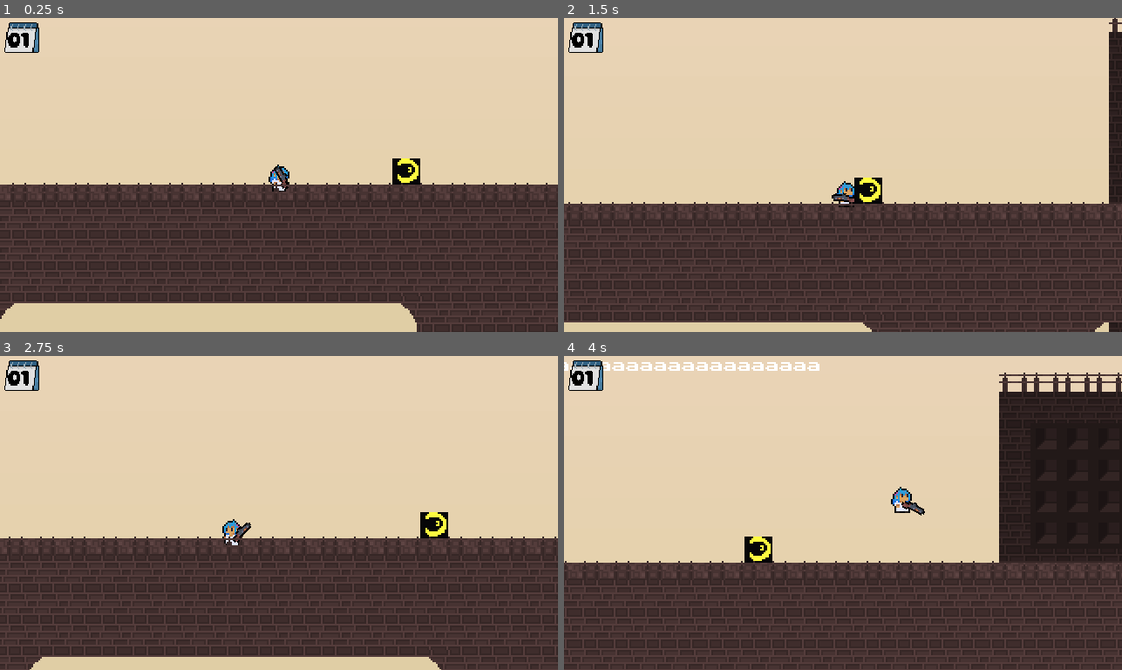
Above: before the commit, frames 1-4 (two rows, left to right).
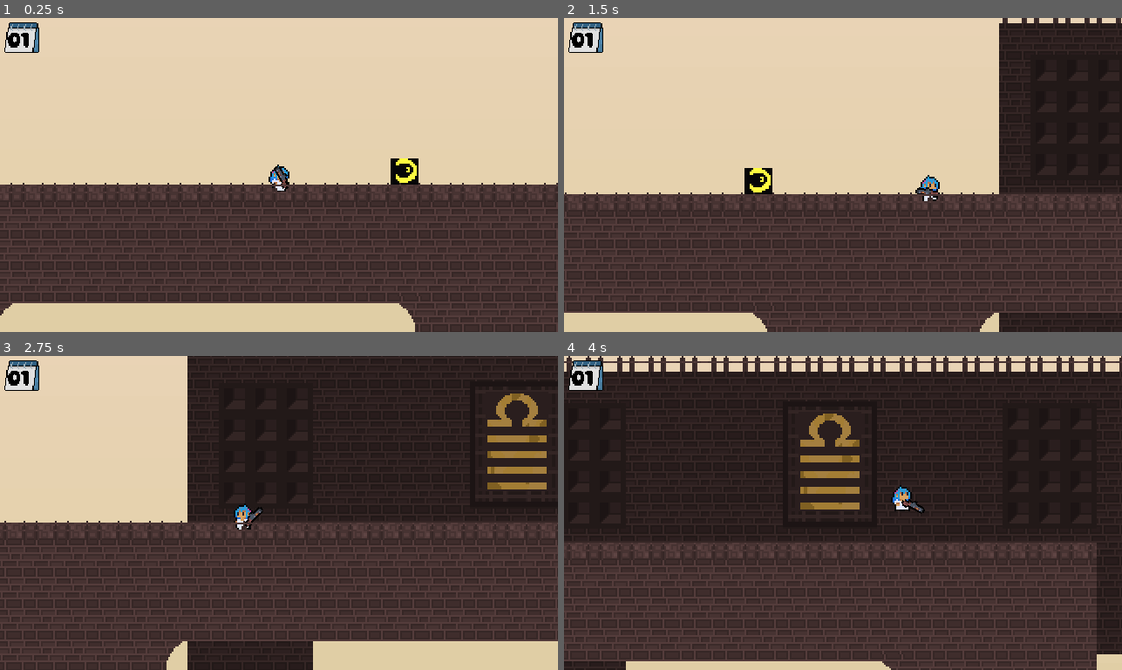
Above: after the commit, the same moments.

Repository: psychologicaljourney/jamsepticeye
Game: Godot game, scene res://scene/main.tscn
The game is run twice, just before and just after one commit, with the same random seed, the same clock (stepped at 60 frames per second) and the same inputs.
Inputs (mouse positions are in pixels of both pictures, inside the frame that each line leads up to):
- Up to frame 1 (0.25 s): no input
- Up to frame 2 (1.5 s): move the mouse to (965, 159) at 0.52 s; hold D (right) from 0.53 s (still down); tap W (jump) at 0.6, 0.77, 1.07 s; move the mouse to (731, 190) at 1.27 s; tap Shift (dash) at 1.35 s
- Up to frame 3 (2.75 s): tap W (jump) at 1.52, 1.55, 1.82, 2.3 s; move the mouse to (334, 443) at 2.02 s; release D (right) at 2.03 s; hold A (left) from 2.03 s (still down); click (334, 443) at 2.1 s
- Up to frame 4 (4 s): move the mouse to (815, 575) at 2.77 s; release A (left) at 2.78 s; hold D (right) from 2.78 s (still down); tap W (jump) at 2.85, 3.02, 3.32, 3.77, 3.8 s; move the mouse to (1010, 560) at 3.52 s; tap Shift (dash) at 3.6 s

The runs differ from the first frame. In frame 1, 4.3% of the frame differs, in the area x 0-100%, y 44-100%; in frame 2, 24%; in frame 3, 55%; in frame 4, 58%, in the area x 0-100%, y 0-100%.

Commit message:
double (and more if you feel like it) jump

Diff:
--- a/scene/main.tscn
+++ b/scene/main.tscn
@@ -92,7 +92,7 @@
 tile_set = SubResource("TileSet_wp4xf")
 
 [node name="Player" parent="." instance=ExtResource("2_v0l8b")]
-position = Vector2(149, 667)
+position = Vector2(150, 667)
 
 [node name="Label" type="Label" parent="."]
 offset_left = 66.0
--- a/script/player.gd
+++ b/script/player.gd
@@ -4,15 +4,19 @@
 
 var speed = 150
 var jump_vel = -200
-
+var jumps_left = 2
 @export var sprite: AnimatedSprite2D
 @export var state_machine: StateMachine
 
 func _physics_process(delta: float) -> void:
 	if not is_on_floor():
 		velocity += get_gravity() * delta
+	if is_on_floor():
+		jumps_left = 2
+	if Input.is_action_just_pressed("jump") and jumps_left > 0:
+		velocity.y = jump_vel
+		jumps_left -= 1
 	move_and_slide()
-
 	if velocity.x > 0:
 		$Sprite.flip_h = false
 	elif velocity.x < 0:
--- a/script/states/player/PlayerJump.gd
+++ b/script/states/player/PlayerJump.gd
@@ -8,9 +8,11 @@
 	player.sprite.play("jump")
 	player.velocity.y = player.jump_vel
 
+
+
 func physics_update(_delta: float):
+	if player.is_on_floor():
 
-	if player.is_on_floor():
 		if Input.get_axis("left", "right") != 0:
 			player.state_machine.change_state("Walk")
 		else:
--- a/script/states/player/PlayerWalk.gd
+++ b/script/states/player/PlayerWalk.gd
@@ -8,7 +8,6 @@
 	player.sprite.play("walk")
 
 func physics_update(_delta: float):
-
 	var direction := Input.get_axis("left", "right")
 	if direction:
 		player.velocity.x = direction * player.speed
